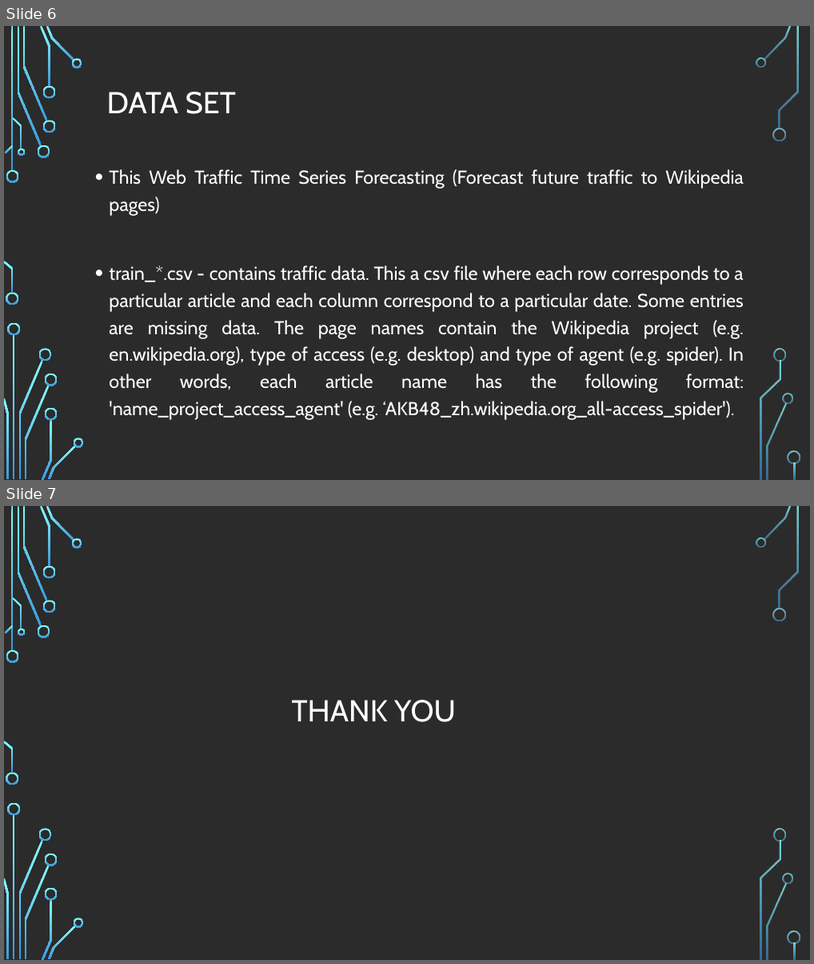
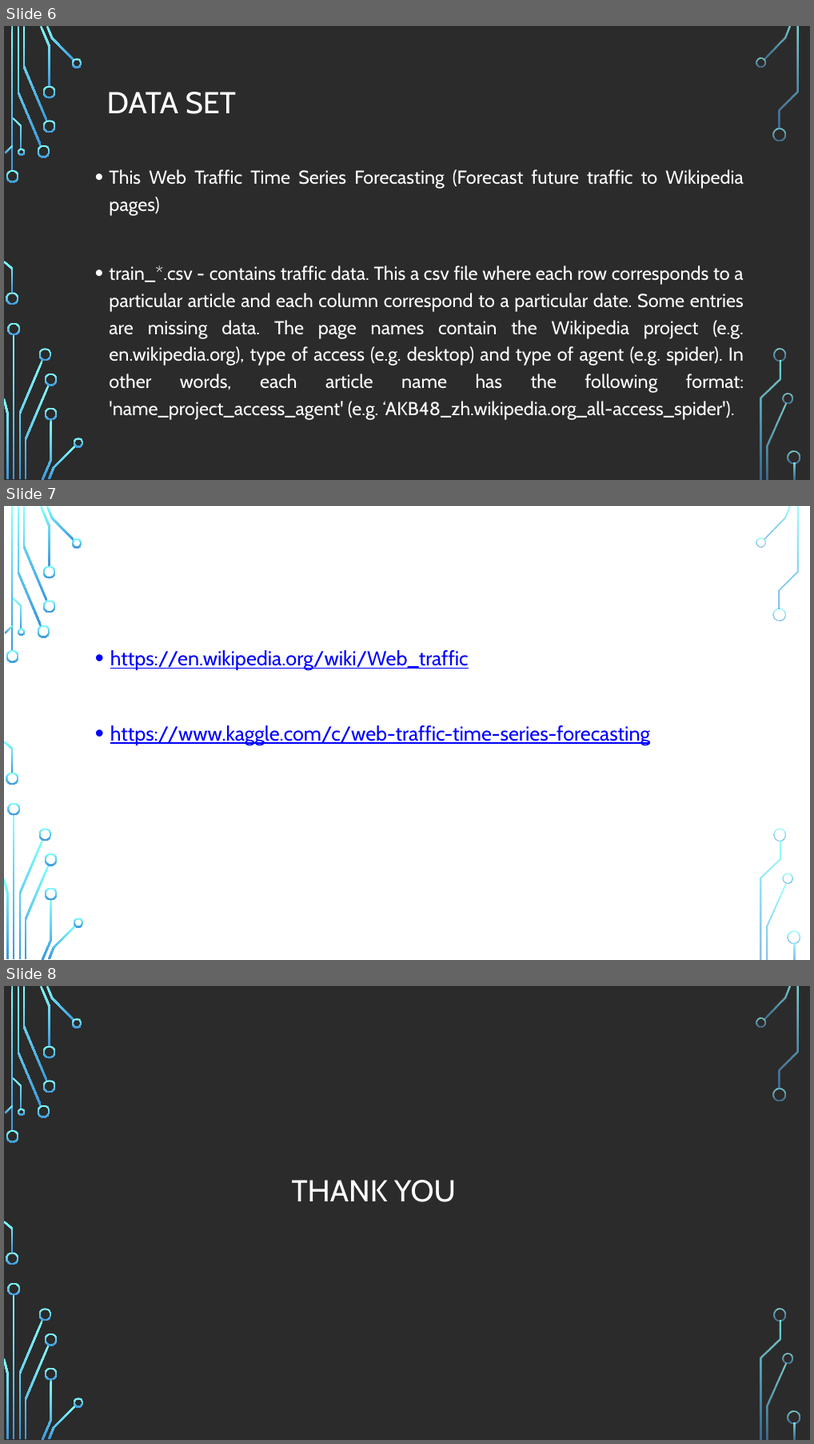
Before and after one commit to SnehaMishra28/Python-DeepLearning_Fall2018, a slide deck: Project/Document/WebTrafficPrediction_PythonDeepLearning.pptx. Shown one above the other, each under a label of ours: slides 6 and 7 before the commit, slides 6, 7 and 8 after it. The pictures are 814x964 and 814x1444 pixels, drawn with LibreOffice and Linux fonts; fonts in the diff are those of the drawing; background and template pictures are left out; a plain dark background stands for a picture behind light text. Boxes give left, top, right and bottom in pixels: in the first picture for what was removed or moved away, otherwise in the second. Text is boxed around its words. In the diff, an @@ line names an element or a change of style, - is before the commit and + after.

```diff
--- a/Project/Document/WebTrafficPrediction_PythonDeepLearning.pptx
+++ b/Project/Document/WebTrafficPrediction_PythonDeepLearning.pptx
@@ slide 7 added at <box>4,506,810,960</box>, background picture (left out); not listed: 36 template elements that a slide beside it also shows @@
@@ title added at <box>104,535,759,633</box>, 36 pt, text #FFFFFF @@
+REFERENCES
@@ text added at <box>110,650,650,745</box>, 24 pt, text #0000FF, underline @@
+• https://en.wikipedia.org/wiki/Web_traffic
+• https://www.kaggle.com/c/web-traffic-time-series-forecasting
@@ what was slide 7 is now slide 8 @@
```
Also in this commit, not shown: 2 slides changed, 2 other files.
